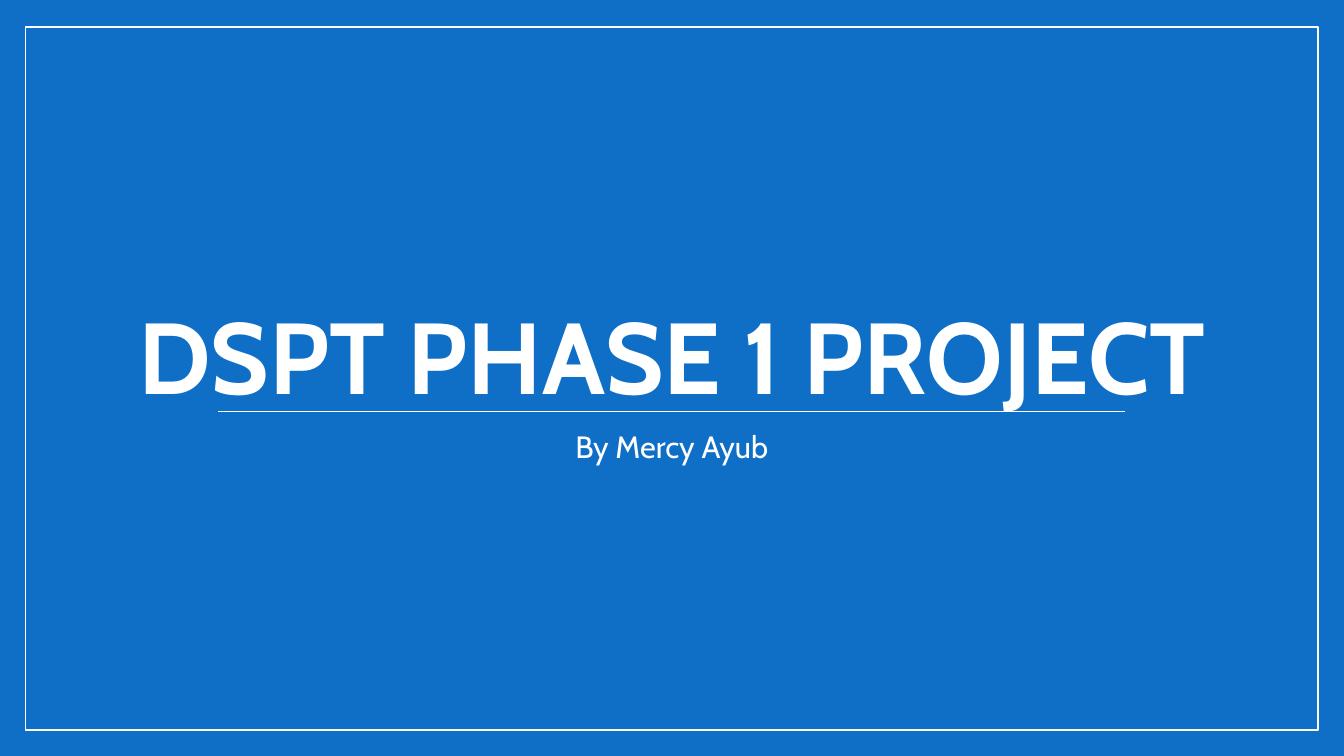
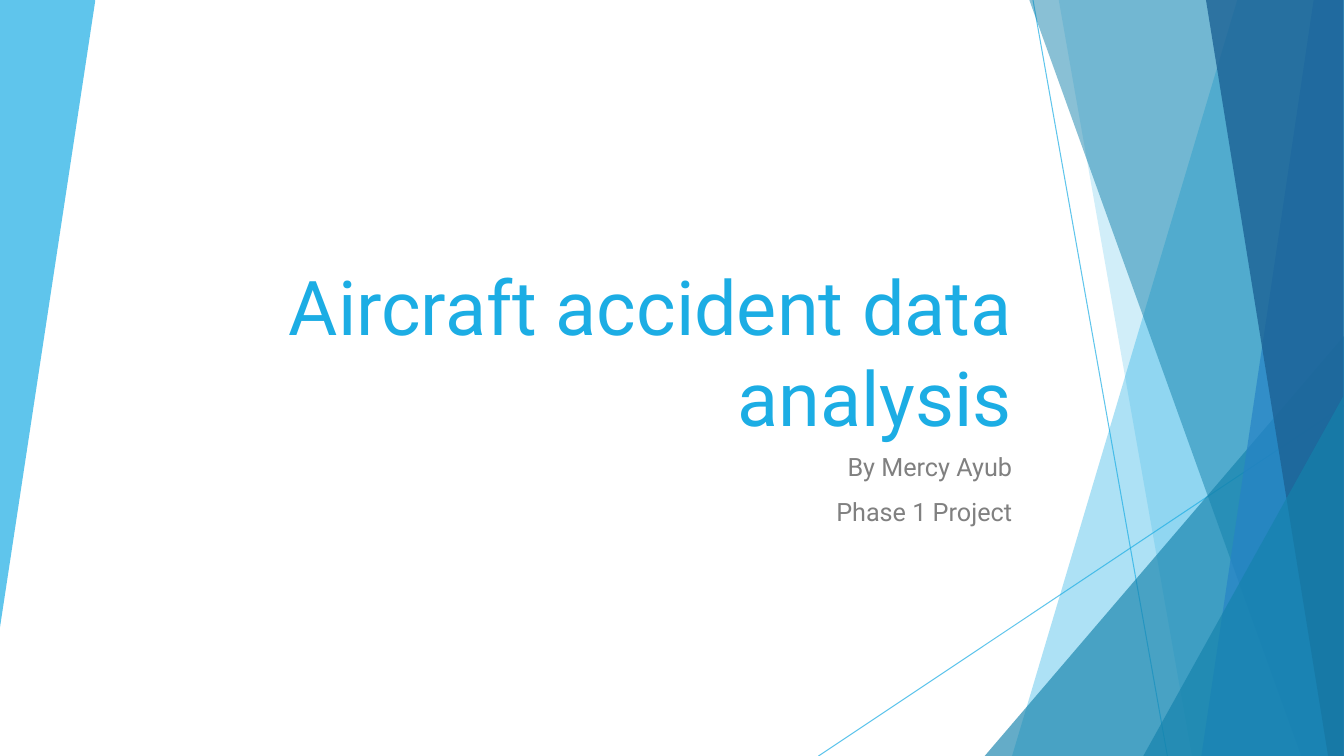
Before and after one commit to mercy-gh/Phase1Project, a slide deck: slide 1 of presentation.pptx. Drawn at 1344x756 pixels with LibreOffice and Linux fonts; fonts in the diff are those of the drawing. Boxes give left, top, right and bottom in pixels: in the first picture for what was removed or moved away, otherwise in the second. Text is boxed around its words. In the diff, an @@ line names an element or a change of style, - is before the commit and + after.

```diff
--- a/presentation.pptx
+++ b/presentation.pptx
@@ background #0F6FC6 to #FFFFFF @@
@@ rectangle removed at (x1=25, y1=27, x2=1318, y2=730) @@
@@ title at (x1=289, y1=277, x2=1012, y2=442): text changed; size 72 to 54 pt; font Cabin to Roboto; text colour #FFFFFF to #1CADE4; bold off @@
-DSPT PHASE 1 PROJECT
+Aircraft accident data analysis
@@ line removed from (218, 411) to (1125, 411) @@
@@ group added at (x1=0, y1=0, x2=1344, y2=756): 6 freeform shapes, 2 lines, 2 triangles @@
@@ subtitle "By Mercy Ayub" moved from (x1=575, y1=435, x2=768, y2=464) to (x1=836, y1=457, x2=1012, y2=527) @@
@@ subtitle at (x1=848, y1=457, x2=1012, y2=482): size 22 to 18 pt, font Cabin to Roboto, text colour #FFFFFF to #808080 in "By Mercy Ayub"; alignment centre to right; line spacing 0.9 to 1; less space between paragraphs @@
@@ subtitle at (x1=836, y1=502, x2=1012, y2=527): paragraph added @@
+Phase 1 Project
```
Also in this commit, not shown: 8 other slides changed, 2 slides added, 2 slides removed, 3 other files.
